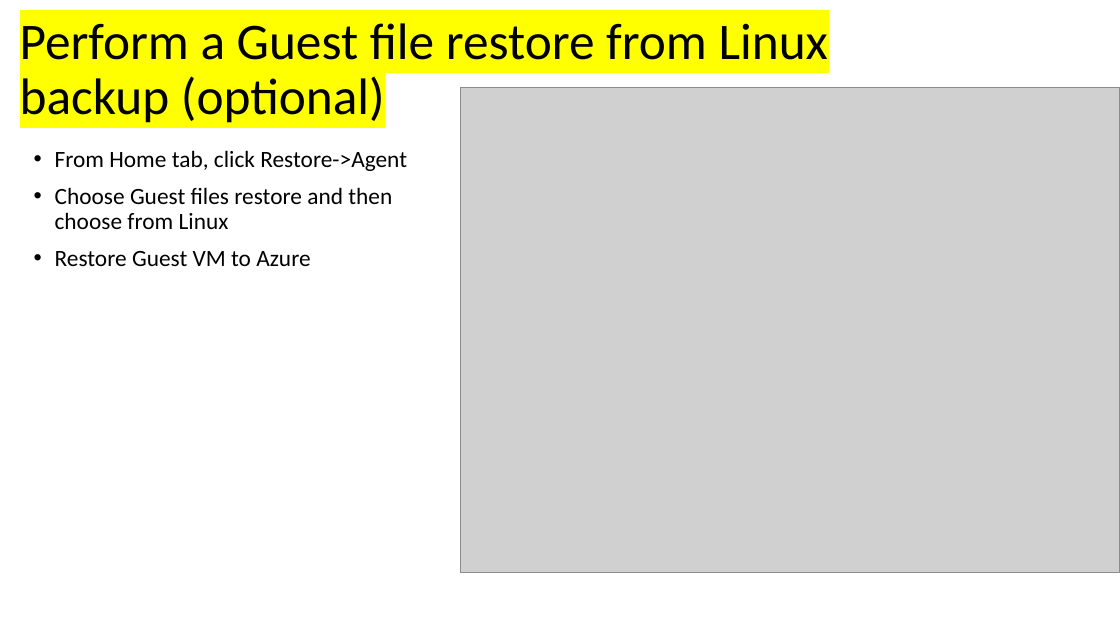
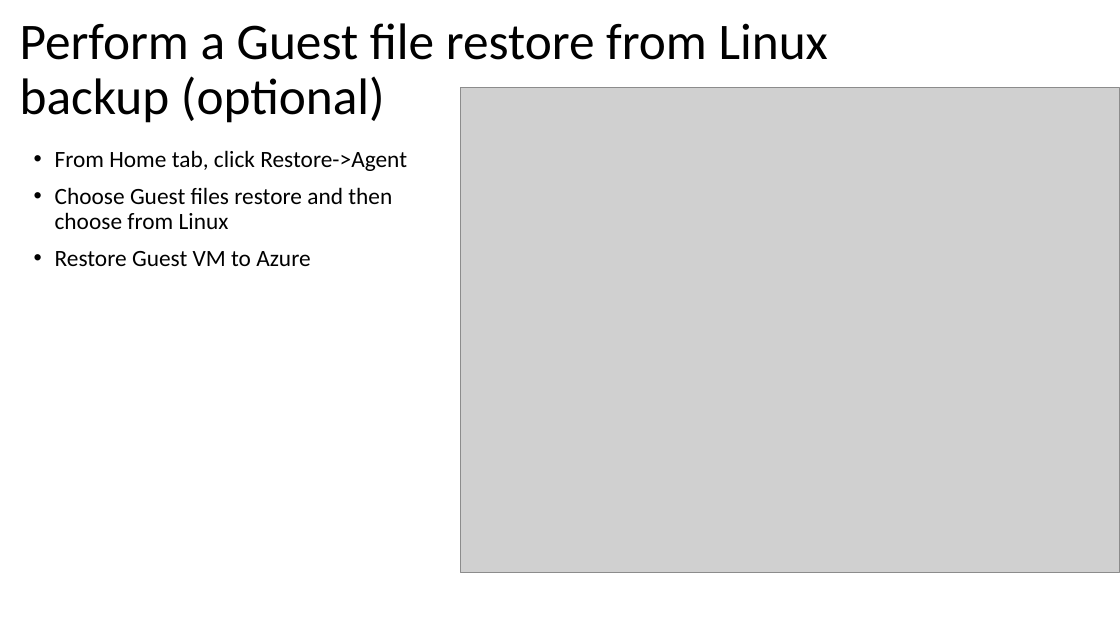
Before and after one commit to dkirby-ms/VeeamOnAzureLab, a slide deck: slide 18 of Veeam Lab Guide.pptx (slide 19 before the commit). Drawn at 1120x630 pixels with LibreOffice and Linux fonts; fonts in the diff are those of the drawing; grey boxes stand for pictures. Boxes give left, top, right and bottom in pixels: in the first picture for what was removed or moved away, otherwise in the second. Text is boxed around its words. In the diff, an @@ line names an element or a change of style, - is before the commit and + after.

```diff
--- a/Veeam Lab Guide.pptx
+++ b/Veeam Lab Guide.pptx
@@ title "Perform a Guest file restore ..." at (20,23,828,123): highlight #FFFF00 to none @@
```
Also in this commit, not shown: 4 other slides changed, 2 slides added, 1 slide removed.
